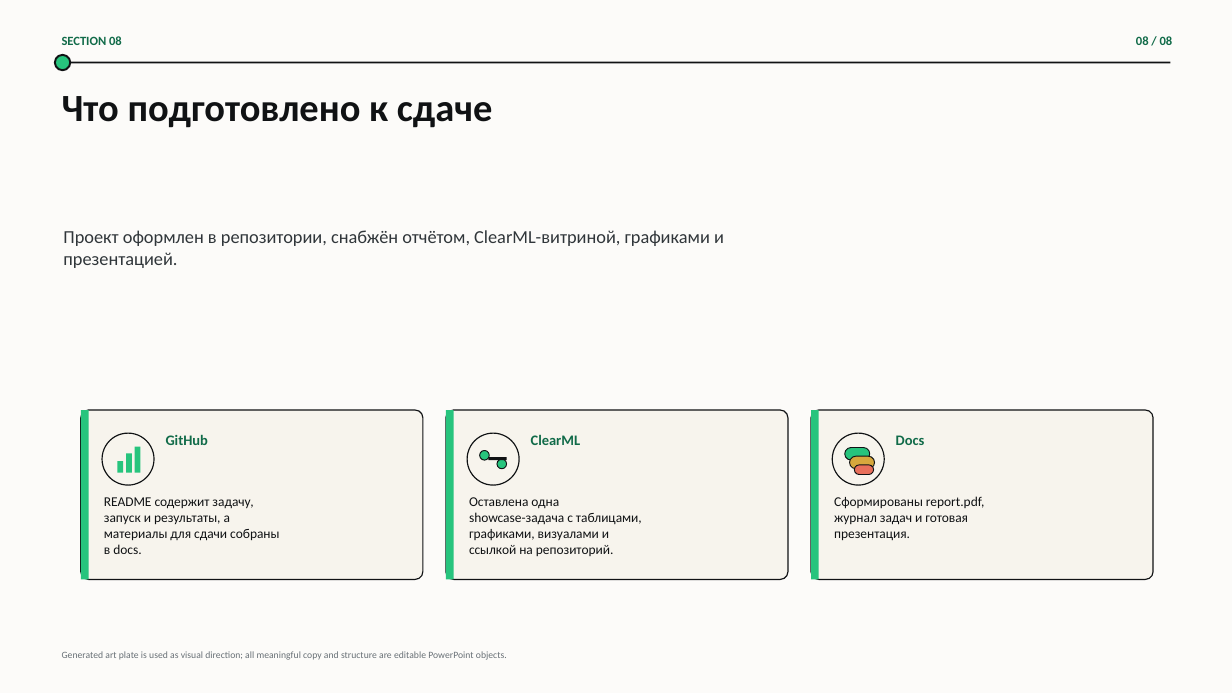
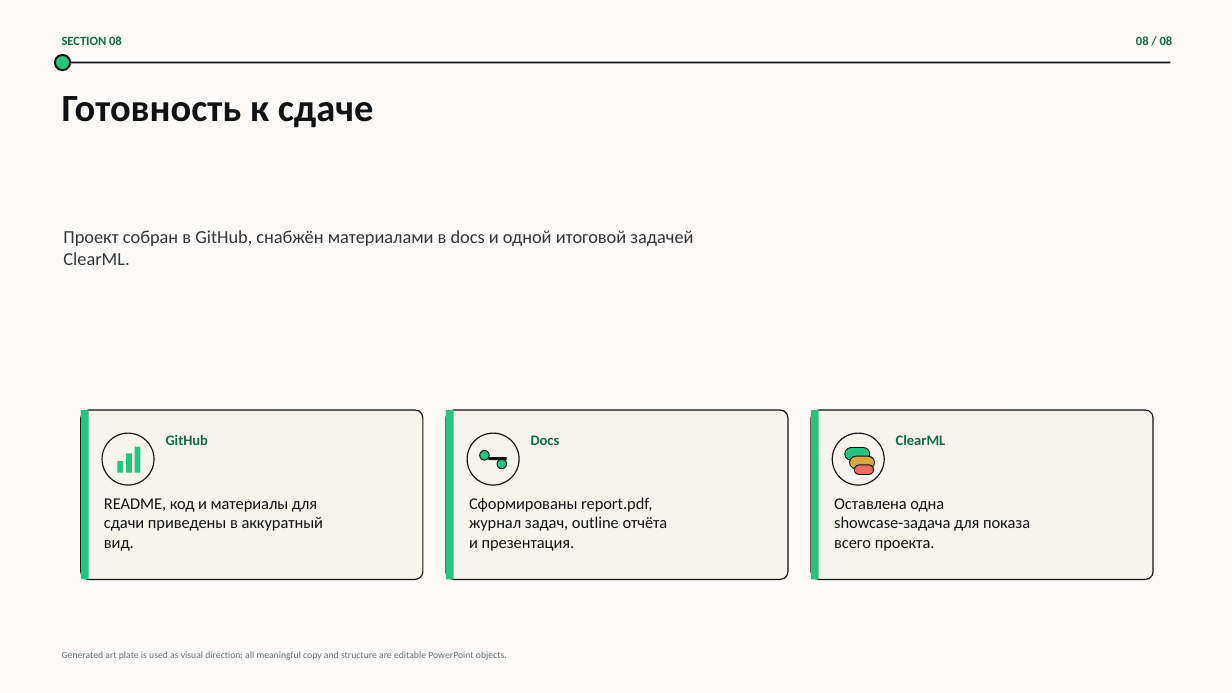
Before and after one commit to rvaleev2016-eng/conveyor-defect-detection, a slide deck: slide 8 of docs/presentation/conveyor_defect_detection_presentation.pptx. Drawn at 1232x693 pixels with LibreOffice and Linux fonts; fonts in the diff are those of the drawing; background and template pictures are left out. Boxes give left, top, right and bottom in pixels: in the first picture for what was removed or moved away, otherwise in the second. Text is boxed around its words. In the diff, an @@ line names an element or a change of style, - is before the commit and + after.

```diff
--- a/docs/presentation/conveyor_defect_detection_presentation.pptx
+++ b/docs/presentation/conveyor_defect_detection_presentation.pptx
@@ text at (x1=62, y1=96, x2=374, y2=128): text changed @@
-Что подготовлено к сдаче
+Готовность к сдаче
@@ text at (x1=63, y1=230, x2=693, y2=265): text changed @@
-Проект оформлен в репозитории, снабжён отчётом, ClearML-витриной, графиками и презентацией.
+Проект собран в GitHub, снабжён материалами в docs и одной итоговой задачей ClearML.
@@ text at (x1=531, y1=435, x2=560, y2=445): text changed @@
-ClearML
+Docs
@@ text at (x1=896, y1=434, x2=946, y2=445): text changed @@
-Docs
+ClearML
@@ text at (x1=104, y1=498, x2=324, y2=551): text changed; size 10.5 to 12.8 pt @@
-README содержит задачу,
-запуск и результаты, а
-материалы для сдачи собраны
-в docs.
+README, код и материалы для
+сдачи приведены в аккуратный
+вид.
@@ text at (x1=469, y1=497, x2=668, y2=551): text changed; size 10.5 to 12.8 pt @@
-Оставлена одна
-showcase-задача с таблицами,
-графиками, визуалами и
-ссылкой на репозиторий.
+Сформированы report.pdf,
+журнал задач, outline отчёта
+и презентация.
@@ text at (x1=834, y1=498, x2=1030, y2=551): text changed; size 10.5 to 12.8 pt @@
-Сформированы report.pdf,
-журнал задач и готовая
-презентация.
+Оставлена одна
+showcase-задача для показа
+всего проекта.
```
Also in this commit, not shown: 7 other slides changed.
